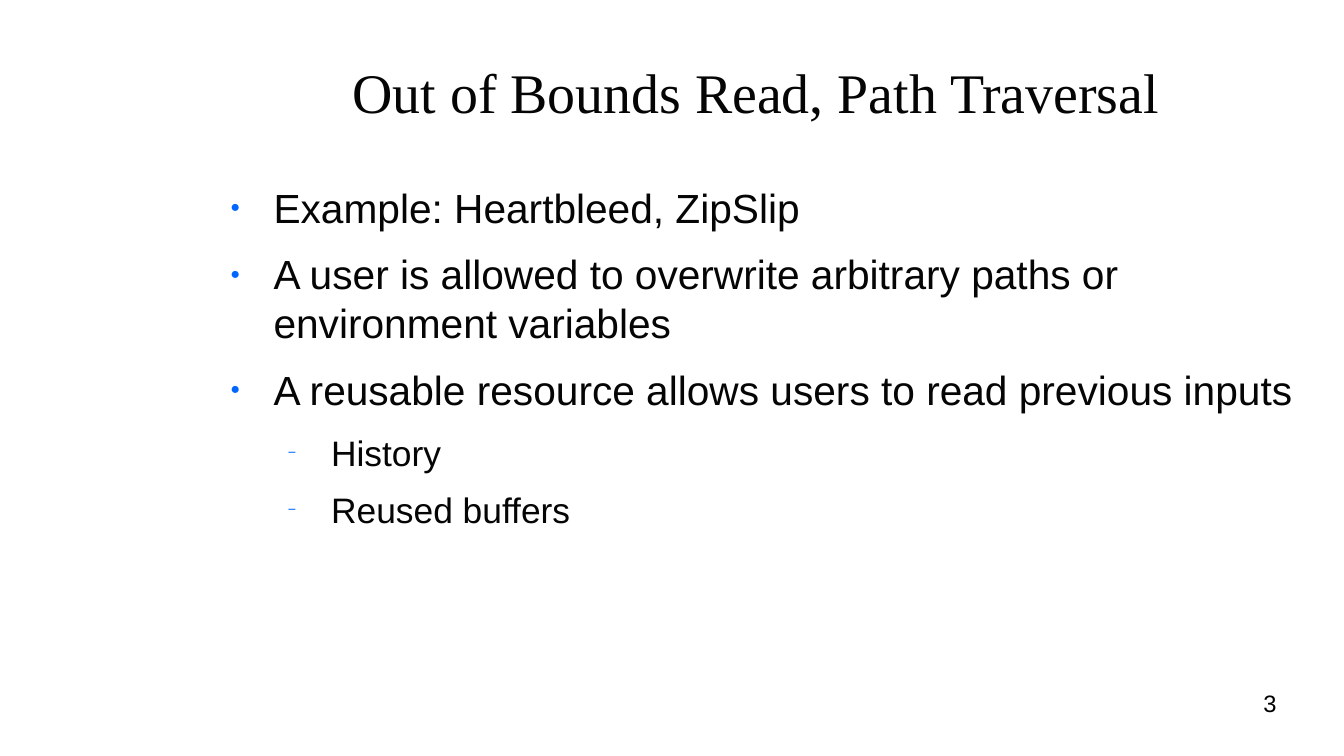
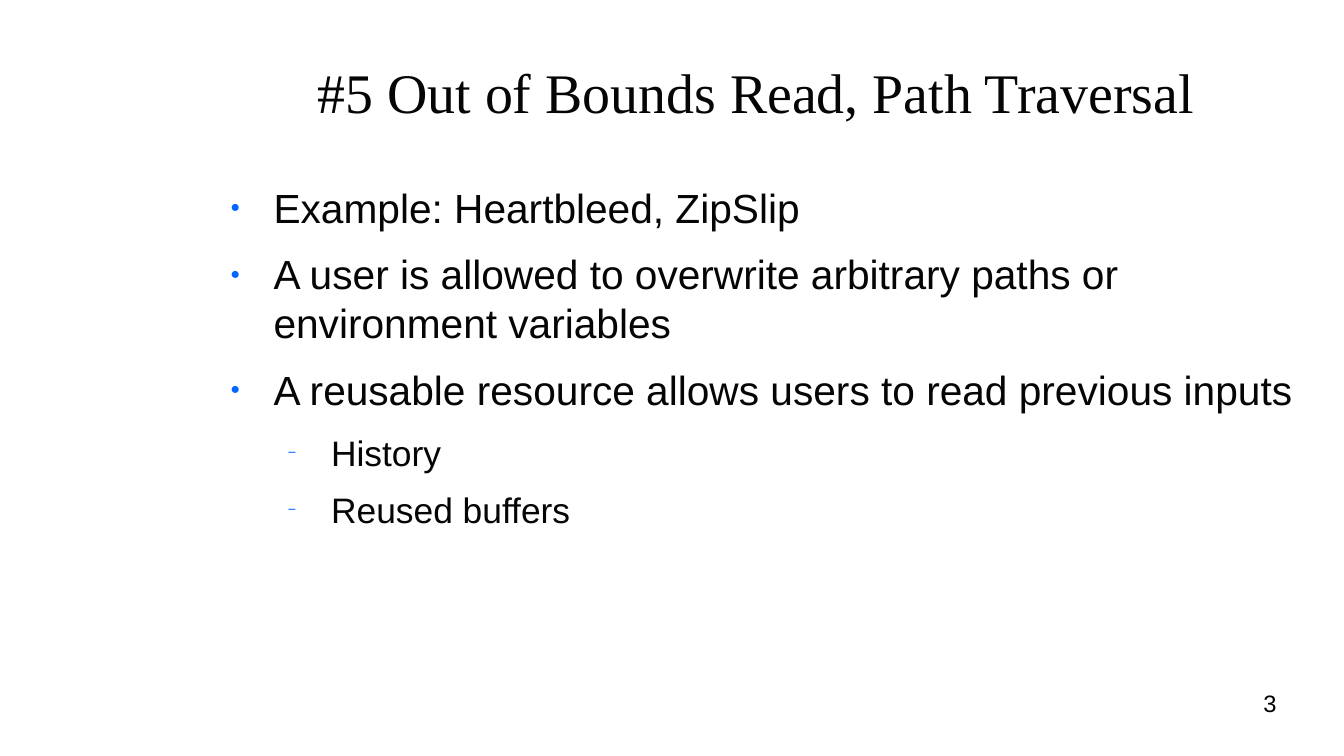
Before and after one commit to niceyeti/DeepSeq, a slide deck: slide 3 of security/top_cves.odp. Drawn at 1344x756 pixels with LibreOffice and Linux fonts; fonts in the diff are those of the drawing; background and template pictures are left out. Boxes give left, top, right and bottom in pixels: in the first picture for what was removed or moved away, otherwise in the second. Text is boxed around its words. In the diff, an @@ line names an element or a change of style, - is before the commit and + after.

```diff
--- a/security/top_cves.odp
+++ b/security/top_cves.odp
@@ title at (317, 73, 1194, 122): text changed @@
-Out of Bounds Read, Path Traversal
+#5 Out of Bounds Read, Path Traversal
```
Also in this commit, not shown: 8 other slides changed, 2 slides added, 2 other files.
